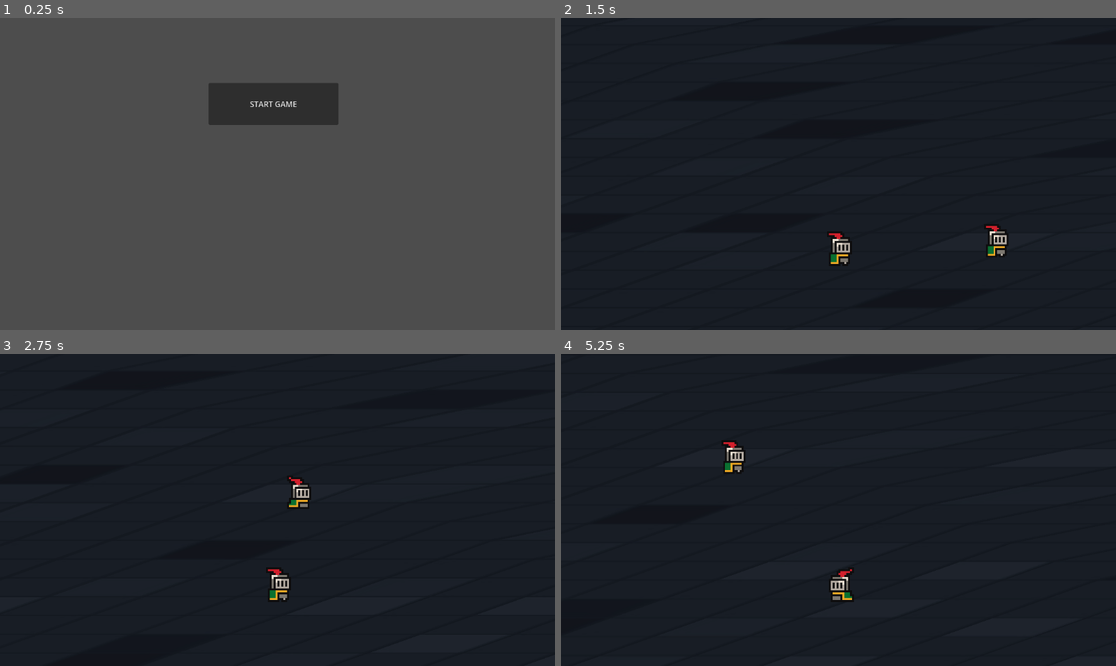
Above: before the commit, frames 1-4 (two rows, left to right).
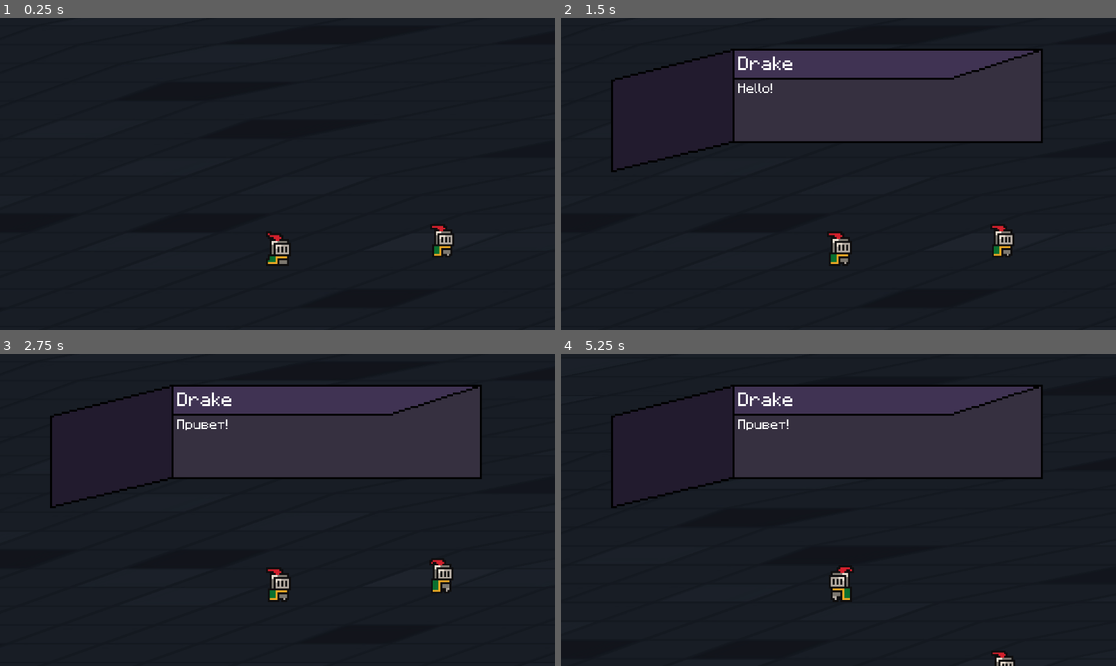
Above: after the commit, the same moments.

Repository: DrakeNeJivoy/soft-cat-box
Game: Godot game, scene res://levels/mainscene.tscn
The game is run twice, just before and just after one commit, with the same random seed, the same clock (stepped at 60 frames per second) and the same inputs. Before the commit the project starts from res://entitys/main_menu.tscn.
Inputs (mouse positions are in pixels of both pictures, inside the frame that each line leads up to):
- Up to frame 1 (0.25 s): no input
- Up to frame 2 (1.5 s): click (832, 105) at 0.5 s, where only the run before the commit has a clickable "START GAME"; move the mouse to (1005, 245) at 1.27 s; hold D (move_right) from 1.28 s (still down); tap E (interact) at 1.35 s; click (1005, 245) at 1.42 s
- Up to frame 3 (2.75 s): move the mouse to (166, 525) at 2.02 s; release D (move_right) at 2.03 s; hold S (move_down) from 2.03 s (still down); tap E (interact) at 2.1 s; click (166, 525) at 2.17 s
- Up to frame 4 (5.25 s): move the mouse to (894, 441) at 2.77 s; release S (move_down) at 2.78 s; hold D (move_right) 2.78-3.53 s; tap E (interact) every 0.75 s from 2.85 to 5.1 s; click (894, 441) at 2.92 s; move the mouse to (810, 572) at 3.52 s; hold W (move_up) 3.53-4.28 s; click (810, 572) at 3.67 s; move the mouse to (1005, 556) at 4.27 s; hold A (move_left) from 4.28 s (still down); click (1005, 556) at 4.42 s; move the mouse to (672, 463) at 5.02 s; click (672, 463) at 5.17 s

The runs differ from the first frame. In frame 1, 98% of the frame differs, in the area x 0-100%, y 0-100%; in frame 2, 17%; in frame 3, 17%; in frame 4, 17%.
Error before the commit: Invalid assignment of property or key 'text' with value of type 'String' on a base object of type 'null instance'. (res://texture_rect.gd:22)

Commit message:
dialogdone

Diff:
--- a/main_char.gd
+++ b/main_char.gd
@@ -3,8 +3,17 @@
 @onready var animated_sprite_2d: AnimatedSprite2D = $AnimatedSprite2D
 
 @export var speed := 700.0
+var dialog_active := false
+
+func _ready() -> void:
+	GlobalSignal.dialog_started.connect(_on_dialog_started)
+	GlobalSignal.dialog_end.connect(_on_dialog_end)
 
 func _physics_process(delta):
+	if dialog_active:
+		# Игрок заморожен, выходим из обработки ввода
+		velocity = Vector2.ZERO
+		return
 	var input_vector = Vector2.ZERO
 
 	input_vector.x = Input.get_action_strength("move_right") - Input.get_action_strength("move_left")
@@ -23,3 +32,9 @@
 		velocity = velocity.move_toward(input_vector * speed, accel * delta)
 	else:
 		velocity = velocity.move_toward(Vector2.ZERO, friction * delta)
+
+func _on_dialog_started():
+	dialog_active = true
+
+func _on_dialog_end():
+	dialog_active = false
--- a/project.godot
+++ b/project.godot
@@ -11,7 +11,7 @@
 [application]
 
 config/name="SoftCatBox"
-run/main_scene="uid://q4xk6odctc33"
+run/main_scene="uid://cjfbxga87a0ks"
 config/features=PackedStringArray("4.5", "Forward Plus")
 config/icon="res://icon.svg"
 
--- a/scripts/GlobalScripts/GlobalSignal.gd
+++ b/scripts/GlobalScripts/GlobalSignal.gd
@@ -1,6 +1,8 @@
 extends Node
 
 signal open_dialog(text)
+signal dialog_started
+signal dialog_end
 
 # Called when the node enters the scene tree for the first time.
 func _ready() -> void:
--- a/scripts/dialog_area.gd
+++ b/scripts/dialog_area.gd
@@ -8,7 +8,19 @@
 	{
 		"name": "Drake",
 		"text": "Привет!"
-	}
+	},
+	{
+		"name": "Drake",
+		"text": "Hello!"
+	},
+	{
+		"name": "Drake",
+		"text": "Привет!"
+	},
+	{
+		"name": "NeDrake",
+		"text": "Hello!"
+	},
 ]
 
 # Called when the node enters the scene tree for the first time.
--- a/texture_rect.gd
+++ b/texture_rect.gd
@@ -1,7 +1,8 @@
-extends TextureRect
+extends Control
 
 @onready var text_field = $Text
 @onready var name_field = $Name
+var player
 
 var text_array
 var text_lenght
@@ -20,14 +21,18 @@
 	text_array = text
 	text_lenght = len(text)
 	text_field.text = text_array[0].get("text")
-	name_field.text = text_array[current].get("name")
+	name_field.text = text_array[0].get("name")
 	visible = true
-
-
-
+	mouse_filter = Control.MOUSE_FILTER_STOP
+	GlobalSignal.emit_signal("dialog_started")
 
 
 func _on_gui_input(event: InputEvent) -> void:
+	if not visible:
+		return
+
+	get_viewport().set_input_as_handled()
+
 	if visible:
 		if event is InputEventMouseButton and event.pressed:
 			if current >= text_lenght:
@@ -35,7 +40,8 @@
 				text_array = []
 				text_lenght = []
 				current = 1
+				GlobalSignal.emit_signal("dialog_end")
 				return
 			text_field.text = text_array[current].get("text")
-			name_field.text = text_array[current].get("who")
+			name_field.text = text_array[current].get("name")
 			current += 1
--- a/ui/camera_2d.tscn
+++ b/ui/camera_2d.tscn
@@ -1,15 +1,13 @@
-[gd_scene load_steps=3 format=3 uid="uid://q7pehfvsq4w4"]
+[gd_scene load_steps=2 format=3 uid="uid://q7pehfvsq4w4"]
 
-[ext_resource type="Texture2D" uid="uid://cxnai3f0wxvp" path="res://sprites/RAW_DIALOG.png" id="1_d0bf5"]
-[ext_resource type="Script" uid="uid://b0bkibg043e3s" path="res://texture_rect.gd" id="2_rr23b"]
+[ext_resource type="PackedScene" uid="uid://b10h3gtc27kkn" path="res://ui/dialog_window.tscn" id="1_d0bf5"]
 
 [node name="Camera2D" type="Camera2D"]
 zoom = Vector2(4, 4)
 
-[node name="TextureRect" type="TextureRect" parent="."]
+[node name="Dialog" parent="." instance=ExtResource("1_d0bf5")]
 visible = false
-offset_left = -111.0
-offset_top = -64.0
-offset_right = 113.0
-texture = ExtResource("1_d0bf5")
-script = ExtResource("2_rr23b")
+offset_left = -232.0
+offset_top = -118.0
+offset_right = 172.0
+offset_bottom = 104.0
--- a/ui/dialog_window.tscn
+++ b/ui/dialog_window.tscn
@@ -2,49 +2,52 @@
 
 [ext_resource type="Texture2D" uid="uid://cxnai3f0wxvp" path="res://sprites/RAW_DIALOG.png" id="1_0n77a"]
 [ext_resource type="Script" uid="uid://b0bkibg043e3s" path="res://texture_rect.gd" id="2_monqi"]
+[ext_resource type="FontFile" uid="uid://r1iqx70molqn" path="res://sprites/Fonts/minecraft_0.ttf" id="3_monqi"]
 
-[sub_resource type="FontFile" id="FontFile_0n77a"]
-cache/0/6/0/ascent = 0.0
-cache/0/6/0/descent = 0.0
-cache/0/6/0/underline_position = 0.0
-cache/0/6/0/underline_thickness = 0.0
-cache/0/6/0/scale = 1.0
-cache/0/16/0/ascent = 0.0
-cache/0/16/0/descent = 0.0
-cache/0/16/0/underline_position = 0.0
-cache/0/16/0/underline_thickness = 0.0
-cache/0/16/0/scale = 1.0
-
-[sub_resource type="LabelSettings" id="LabelSettings_monqi"]
-font = SubResource("FontFile_0n77a")
-font_size = 6
+[sub_resource type="LabelSettings" id="LabelSettings_ej70u"]
+font = ExtResource("3_monqi")
+font_size = 8
 
 [sub_resource type="LabelSettings" id="LabelSettings_8jitt"]
-font_size = 10
+font = ExtResource("3_monqi")
+font_size = 8
+outline_color = Color(0.30769438, 0.30769438, 0.30769438, 1)
 
-[node name="TextureRect" type="TextureRect"]
-offset_left = -111.0
-offset_top = -64.0
-offset_right = 113.0
+[node name="DialogWindow" type="Control"]
+layout_mode = 3
+anchors_preset = 0
+offset_left = -233.0
+offset_top = -85.0
+offset_right = 171.0
+offset_bottom = 137.0
+script = ExtResource("2_monqi")
+
+[node name="TextureRect" type="TextureRect" parent="."]
+layout_mode = 0
+offset_left = 114.0
+offset_top = 53.0
+offset_right = 338.0
+offset_bottom = 117.0
 texture = ExtResource("1_0n77a")
-script = ExtResource("2_monqi")
 
 [node name="Text" type="Label" parent="."]
 layout_mode = 0
-offset_left = 65.0
-offset_top = 17.0
-offset_right = 221.0
-offset_bottom = 46.0
+offset_left = 180.0
+offset_top = 71.0
+offset_right = 398.5714
+offset_bottom = 109.571434
+scale = Vector2(0.7, 0.7)
 text = "Hello!"
-label_settings = SubResource("LabelSettings_monqi")
+label_settings = SubResource("LabelSettings_ej70u")
 
 [node name="Name" type="Label" parent="."]
 layout_mode = 0
-offset_left = 65.0
-offset_top = 1.0
-offset_right = 178.0
-offset_bottom = 15.0
+offset_left = 180.0
+offset_top = 57.0
+offset_right = 293.0
+offset_bottom = 70.0
 text = "Drake"
 label_settings = SubResource("LabelSettings_8jitt")
 
 [connection signal="gui_input" from="." to="." method="_on_gui_input"]
+[connection signal="gui_input" from="TextureRect" to="TextureRect" method="_on_gui_input"]
Binary file added: sprites/Fonts/minecraft_0.ttf
Not shown, added: sprites/Fonts/minecraft_0.ttf.import
